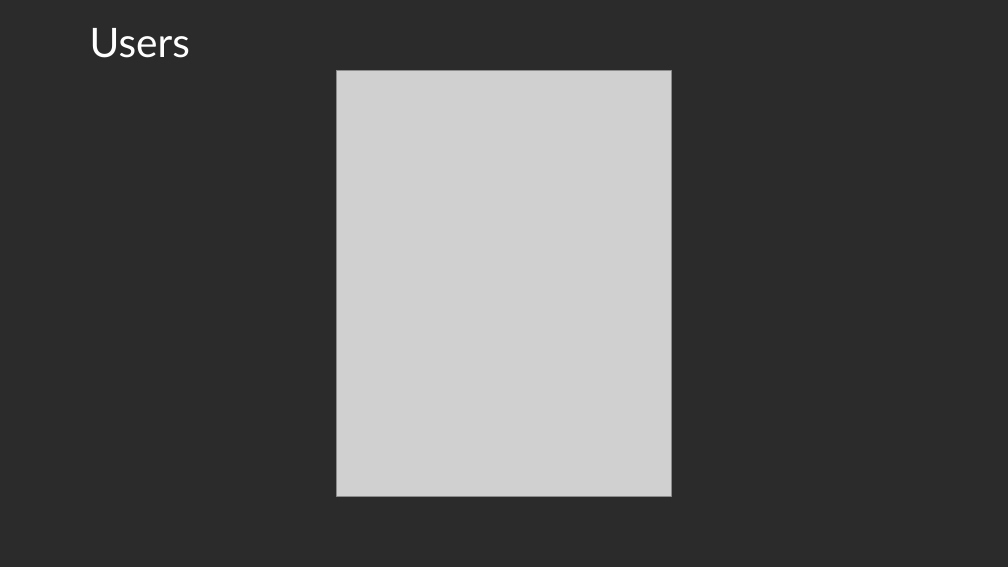
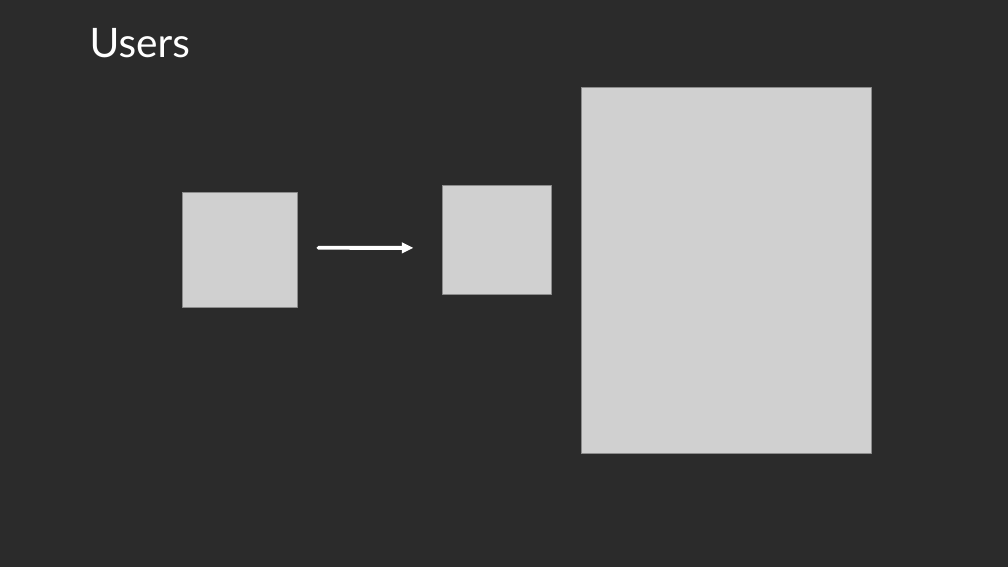
Before and after one commit to forgottosave/psaWiSe2425, a slide deck: slide 12 of presentation/HomeAssistant.odp (slide 11 before the commit). Drawn at 1008x567 pixels with LibreOffice and Linux fonts; fonts in the diff are those of the drawing; grey boxes stand for pictures; background and template pictures are left out; a plain dark background stands for a picture behind light text. Boxes give left, top, right and bottom in pixels: in the first picture for what was removed or moved away, otherwise in the second. Text is boxed around its words. In the diff, an @@ line names an element or a change of style, - is before the commit and + after.

Commit message:
add presentation

```diff
--- a/presentation/HomeAssistant.odp
+++ b/presentation/HomeAssistant.odp
@@ picture added at [582,88,873,454] @@
@@ picture added at [183,193,297,307] @@
@@ picture: place and size @@
-picture at [337,70,671,497]
+picture at [443,186,552,295]
@@ arrow added from (318, 248) to (413, 248), #FFFFFF 3 pt @@
```
Also in this commit, not shown: 1 other slide changed, 6 slides added, 2 slides removed, 1 other file.
